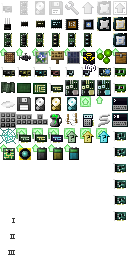
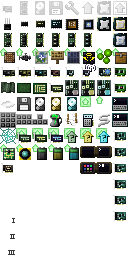
Comparing the layer stacks of the two (128, 256) images. Changes:
painted on "items" (2nd of 2, in "items") over bbox(1, 146, 112, 174)
